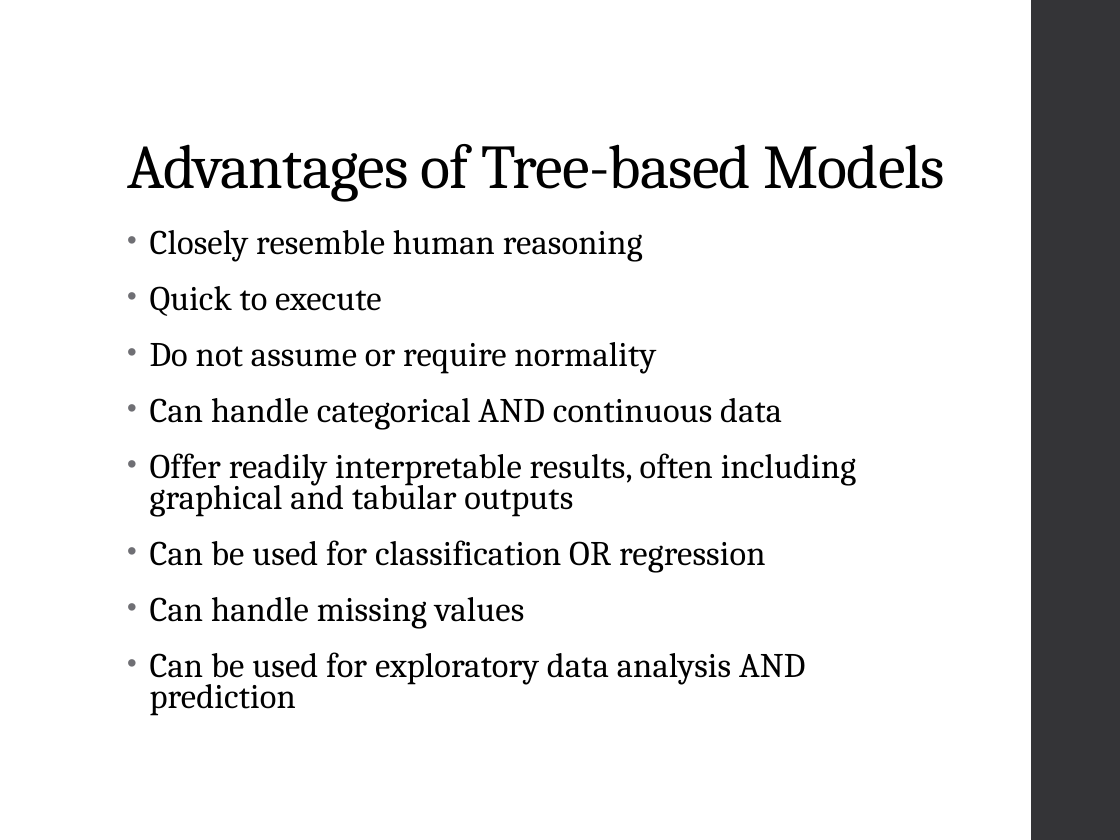
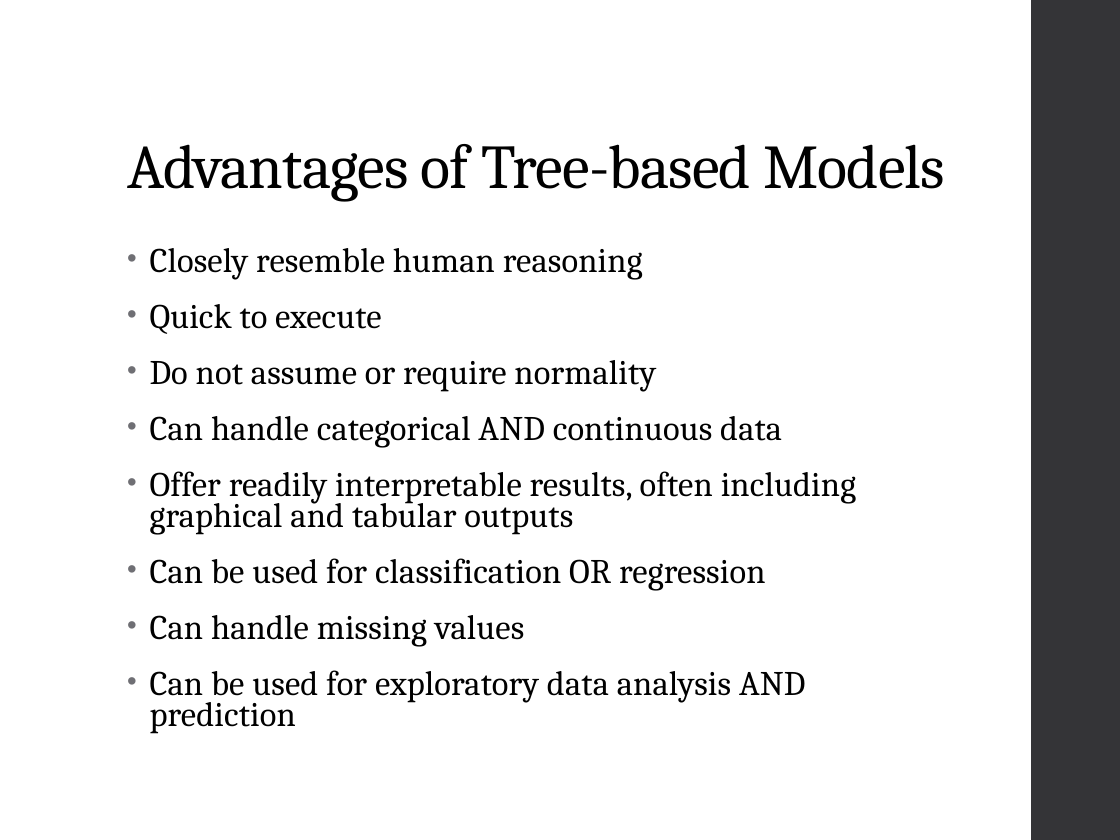
Before and after one commit to ncss-tech/stats_for_soil_survey, a slide deck: slide 5 of presentations/tree_models/Tree_models.pptx. Drawn at 1120x840 pixels with LibreOffice and Linux fonts; fonts in the diff are those of the drawing. Boxes give left, top, right and bottom in pixels: in the first picture for what was removed or moved away, otherwise in the second. Text is boxed around its words. In the diff, an @@ line names an element or a change of style, - is before the commit and + after.

Commit message:
adding presentation

```diff
--- a/presentations/tree_models/Tree_models.pptx
+++ b/presentations/tree_models/Tree_models.pptx
@@ text "Closely resemble human reasoning": place and size @@
-text "Closely resemble human reasoning" at [150, 230, 856, 716]
+text "Closely resemble human reasoning" at [150, 248, 856, 734]
```
